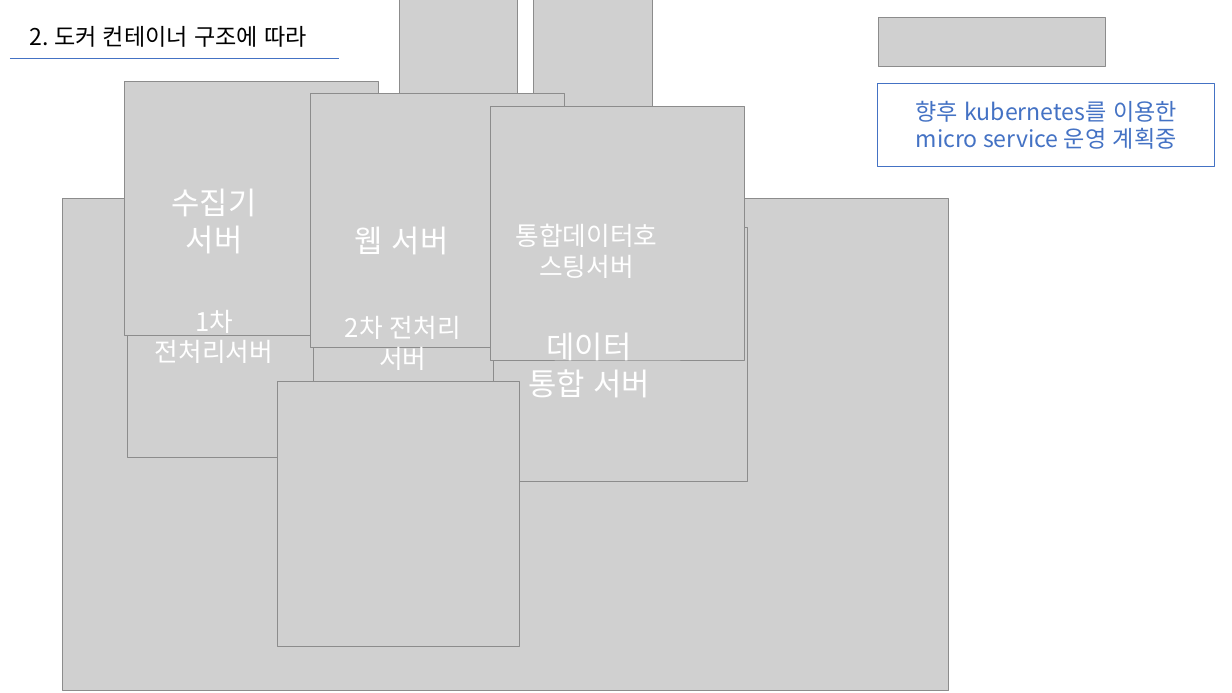
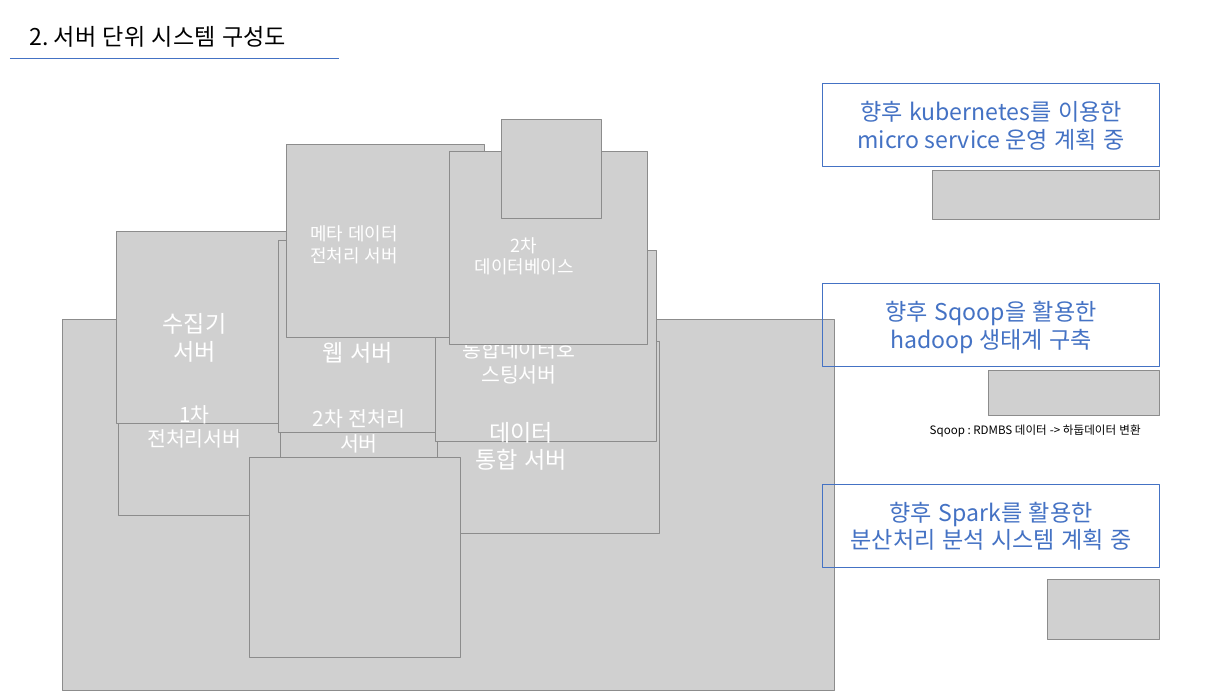
Before and after one commit to chanuuuuu/OnAD_project, a slide deck: slide 4 of docs/19_시스템구성도/시스템구성도.pptx. Drawn at 1232x693 pixels with LibreOffice and Linux fonts; fonts in the diff are those of the drawing; grey boxes stand for pictures. Boxes give left, top, right and bottom in pixels: in the first picture for what was removed or moved away, otherwise in the second. Text is boxed around its words. In the diff, an @@ line names an element or a change of style, - is before the commit and + after.

Commit message:
시스템구성도수정_190120_강화수

```diff
--- a/docs/19_시스템구성도/시스템구성도.pptx
+++ b/docs/19_시스템구성도/시스템구성도.pptx
@@ text at (30,26,286,47): text changed @@
-2. 도커 컨테이너 구조에 따라
+2. 서버 단위 시스템 구성도
@@ picture removed at (400,0,518,115) @@
@@ picture removed at (534,0,653,117) @@
@@ rectangle "향후 kubernetes를 이용한 micro service ...": place and size @@
-rectangle "향후 kubernetes를 이용한 micro service ..." at (878,83,1215,166)
+rectangle "향후 kubernetes를 이용한 micro service ..." at (823,83,1160,166)
@@ picture added at (502,119,602,219) @@
@@ text in rectangle at (857,100,1125,150): spaces changed @@
-향후 kubernetes를 이용한 micro service 운영 계획중
+향후 kubernetes를 이용한 micro service 운영 계획 중
@@ picture added at (287,144,485,337) @@
@@ picture added at (449,152,648,345) @@
@@ picture: place and size @@
-picture at (878,18,1105,67)
+picture at (933,170,1160,219)
@@ picture: place and size @@
-picture at (125,82,379,336)
+picture at (116,232,337,423)
@@ text added at (310,226,398,263), 14 pt, text #FFFFFF @@
+메타 데이터 전처리 서버
@@ text added at (475,238,574,274), 14 pt, text #FFFFFF @@
+2차
+데이터베이스
@@ picture: place and size @@
-picture at (311,93,565,348)
+picture at (278,240,499,432)
@@ picture: place and size @@
-picture at (491,106,745,360)
+picture at (435,250,656,442)
@@ rectangle added at (823,284,1160,367), outline #4472C4 0.75 pt, 18 pt, text #4472C4 @@
+향후 Sqoop을 활용한
+hadoop 생태계 구축
@@ picture: place and size @@
-picture at (62,199,949,690)
+picture at (62,320,835,690)
@@ picture: place and size @@
-picture at (128,204,382,458)
+picture at (119,323,340,515)
@@ text "수집기": place and size @@
-text "수집기" at (172,189,257,253)
+text "수집기" at (163,313,227,361)
@@ picture: place and size @@
-picture at (313,215,567,470)
+picture at (281,333,502,524)
@@ size 24 to 18 pt in 3 elements at (475,422,567,469), (163,313,227,361), (323,342,393,362) @@
@@ text "웹 서버": place and size @@
-text "웹 서버" at (355,227,449,254)
+text "웹 서버" at (323,342,393,362)
@@ picture: place and size @@
-picture at (494,228,748,482)
+picture at (438,342,659,533)
@@ size 20 to 16 pt in 3 elements at (147,405,241,447), (313,409,406,452), (462,344,575,383) @@
@@ text "통합데이터호스팅서버": place and size @@
-text "통합데이터호스팅서버" at (516,224,658,278)
+text "통합데이터호스팅서버" at (462,344,575,383)
@@ picture added at (989,371,1161,416) @@
@@ text "1차 전처리서버": place and size @@
-text "1차 전처리서버" at (155,310,273,363)
+text "1차 전처리서버" at (147,405,241,447)
@@ text "2차 전처리": place and size @@
-text "2차 전처리" at (345,316,461,370)
+text "2차 전처리" at (313,409,406,452)
@@ text "데이터": place and size @@
-text "데이터" at (528,333,650,397)
+text "데이터" at (475,422,567,469)
@@ text added at (930,424,1140,437), 9 pt, text #000000 @@
+Sqoop : RDMBS 데이터 -> 하둡데이터 변환
@@ picture: place and size @@
-picture at (277,382,519,646)
+picture at (250,458,460,658)
@@ rectangle added at (823,484,1160,567), outline #4472C4 0.75 pt, 18 pt, text #4472C4 @@
+향후 Spark를 활용한
+분산처리 분석 시스템 계획 중
@@ picture added at (1048,579,1161,640) @@
```
Also in this commit, not shown: 2 other slides changed, 2 slides added, 1 slide removed.
